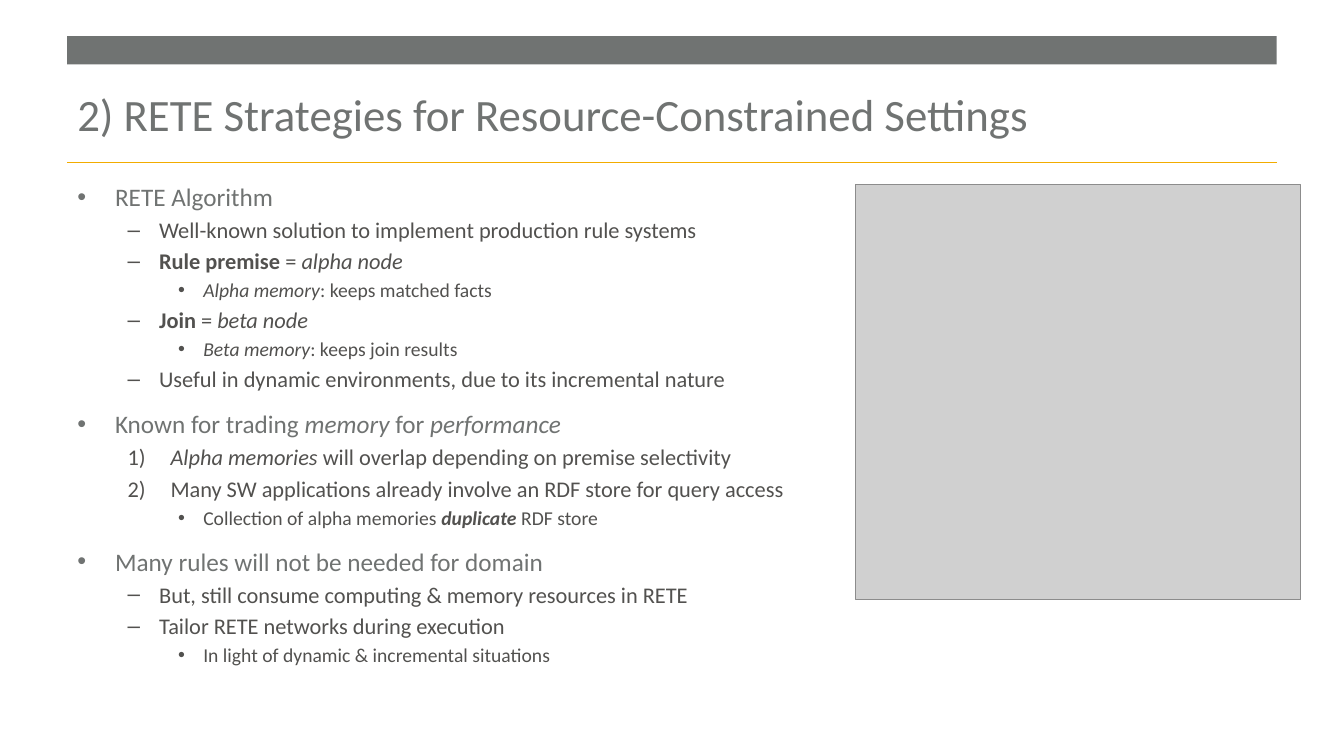
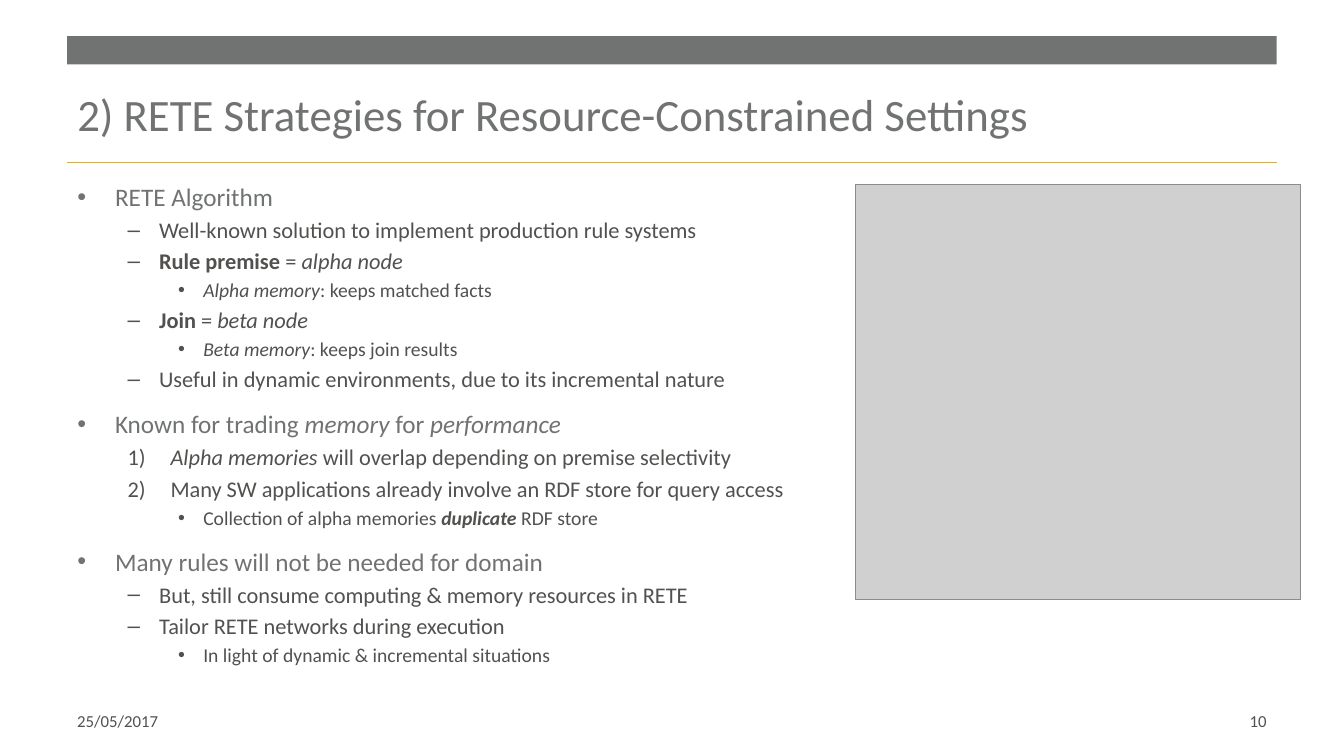
Before and after one commit to RuleML/ruleml-website, a slide deck: slide 10 of talks/WilliamVanWoensel-BottomUpOWL2RL-RuleMLWebinar-2017-05-26.pptx. Drawn at 1344x756 pixels with LibreOffice and Linux fonts; fonts in the diff are those of the drawing; grey boxes stand for pictures; background and template pictures are left out. Boxes give left, top, right and bottom in pixels: in the first picture for what was removed or moved away, otherwise in the second. Text is boxed around its words. In the diff, an @@ line names an element or a change of style, - is before the commit and + after.

```diff
--- a/talks/WilliamVanWoensel-BottomUpOWL2RL-RuleMLWebinar-2017-05-26.pptx
+++ b/talks/WilliamVanWoensel-BottomUpOWL2RL-RuleMLWebinar-2017-05-26.pptx
@@ text added at (x1=77, y1=715, x2=158, y2=728), 12 pt, text #52514F @@
+25/05/2017
@@ page number added at (x1=1250, y1=716, x2=1267, y2=727), 12 pt, text #52514F @@
+10
```
Also in this commit, not shown: 16 other slides changed, 4 slides added, 1 other file.
